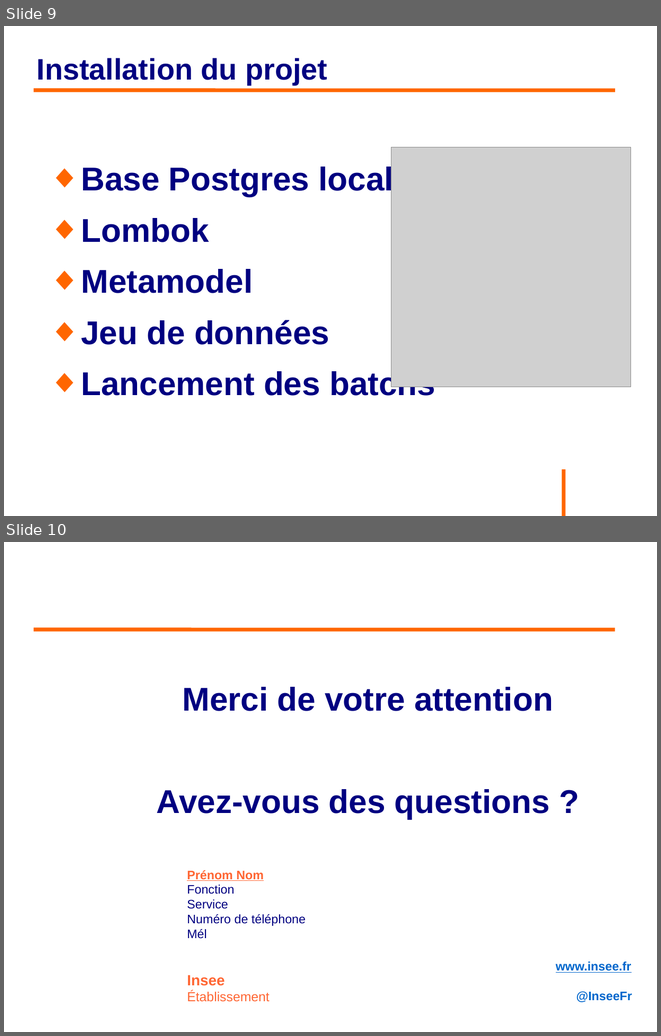
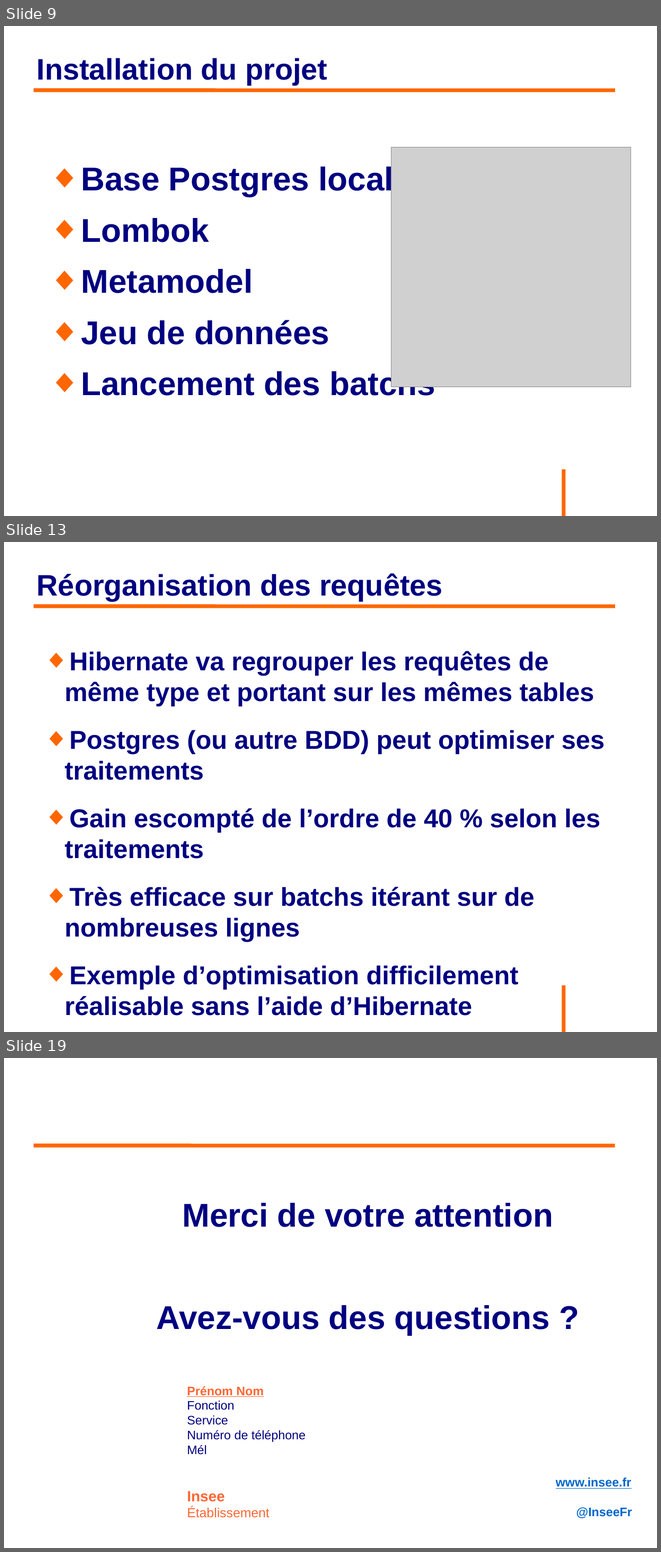
Before and after one commit to philphils/formation-hibernate-avancee, a slide deck: Documentation/diapo_formation_hibernate_avancee.odp. Shown one above the other, each under a label of ours: slides 9 and 10 before the commit, slides 9, 13 and 19 after it; the slides between them are not shown. The pictures are 661x1036 and 661x1552 pixels, drawn with LibreOffice and Linux fonts; fonts in the diff are those of the drawing; grey boxes stand for pictures; background and template pictures are left out. Boxes give left, top, right and bottom in pixels: in the first picture for what was removed or moved away, otherwise in the second. Text is boxed around its words. In the diff, an @@ line names an element or a change of style, - is before the commit and + after.

```diff
--- a/Documentation/diapo_formation_hibernate_avancee.odp
+++ b/Documentation/diapo_formation_hibernate_avancee.odp
@@ slide 13 added at [4, 542, 657, 1032], background #FFFFFF; not listed: 1 template element that a slide beside it also shows @@
@@ title added at [37, 573, 443, 601], 36 pt, text #000080, bold @@
+Réorganisation des requêtes
@@ line added from (34, 606) to (616, 606), #FF6600 4.54 pt @@
@@ text added at [64, 651, 604, 1015], 31.4 pt, text #000080, bold @@
+◆ Hibernate va regrouper les requêtes de même type et portant sur les mêmes tables
+◆ Postgres (ou autre BDD) peut optimiser ses traitements
+◆ Gain escompté de l’ordre de 40 % selon les traitements
+◆ Très efficace sur batchs itérant sur de nombreuses lignes
+◆ Exemple d’optimisation difficilement réalisable sans l’aide d’Hibernate
@@ what was slide 10 is now slide 19 @@
```
Also in this commit, not shown: 8 other slides added.
